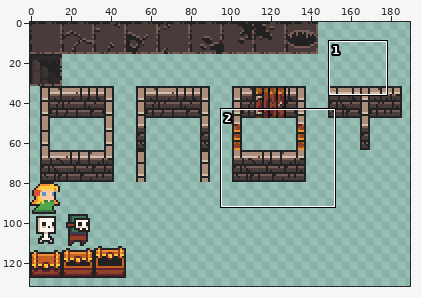
Sprite sheet, stored at ui/assets/dungeon.png. Above: a wide view before the commit, with the close-up outlined.
Close-up. Before the commit:
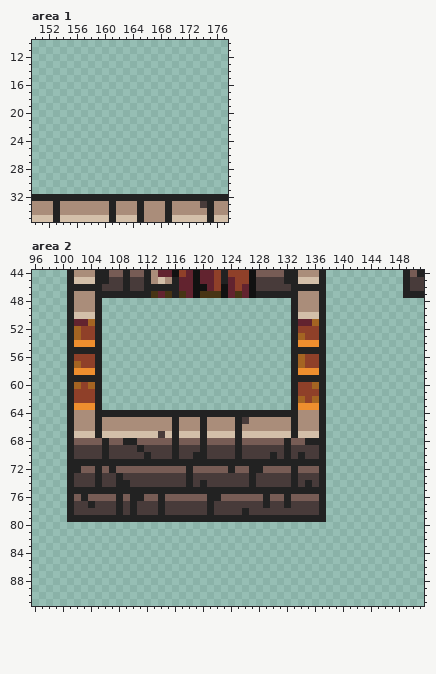
The file is 512x512 pixels. Colours within 5 levels of each other are drawn and written as one. Shown: area 1: x 150..177, y 10..35; area 2: x 96..151, y 44..91. The wide view leaves out empty margins.
New version:
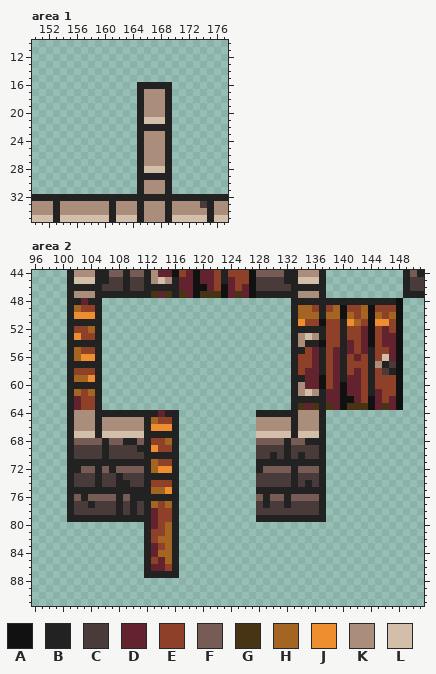
Palette (. is transparent): A #111111  B #222222  C #483b3a  D #62232f  E #8f4029  F #775c55  G #473414  H #a46422  J #ee8e2e  K #aa8d7a  L #d3bfa9
The exact change:
Changed rows in their new state; - is an unchanged pixel.
Area 1:
first column x 165:
16 BBBBB
17 BKKKB
18 BKKKB
19 BKKKB
20 BKKKB
21 BLLLB
22 BBBBB
23 BKKKB
24 BKKKB
25 BKKKB
26 BKKKB
27 BKKKB
28 BLLLB
29 BBBBB
30 BKKKB
31 BKKKB
Area 2:
first column x 102:
48 BDB-----------------------------BBB-BBBBBBBBBBA
49 HEE-----------------------------HHE-EHAEEHAEEEA
50 JJJ-----------------------------HHH-HHAHEHAHEHA
51 BBB-----------------------------JEEAEEBJHEAJJEA
52 E-H-----------------------------BBB-EEBEEDAEDEA
53 J-------------------------------KLK-EEBEEDAEDDA
54 BBB-----------------------------KBBAEEBDEDAEDDA
55 HEE------------------------------ED-EDBDEDBEEDA
56 HJJ-----------------------------E-D-EDBEDEBELDA
57 BBB-----------------------------E-D-EDBEEEBKBCA
58 EEE-----------------------------EDD-EDBEDEBECBA
59 HHJ------------------------------DDAEDBDDEBEEEA
60 BBB-----------------------------KDDAEDADDEBEEEA
61 H-H-----------------------------KLK-DDADDEBDEEA
62 D-------------------------------BBB-DDAADEADEDA
63 DEE-----------------------------GDG-GDAGGGADGDA
64 ------------D--...........---------------------
65 ----------BHEE-...........---------------------
66 ----------BJJJ-...........---------------------
67 ----------BBBB-...........---------------------
68 ----------BEEH-...........---------------------
69 ----------BJEE-...........---------------------
70 -----------BBB-...........---------------------
71 -----------HEE-...........---------------------
72 ----------BHJJB...........---------------------
73 ----------BBBBB...........---------------------
74 ----------BEEEB...........---------------------
75 -----------HHJ-...........---------------------
76 ----------BB-BB...........---------------------
77 ----------BHEHB...........---------------------
78 ----------BDEEB...........---------------------
79 -----------DEE-...........---------------------
80 ----------BDEHB--------------------------------
81 ----------BEEHB--------------------------------
82 ----------BEHHB--------------------------------
83 ----------BDEHB--------------------------------
84 ----------BDHHB--------------------------------
85 ----------BEDHB--------------------------------
86 ----------BDDEB--------------------------------
87 ----------BBBBB--------------------------------
Changed places in both close-ups, as pixel boxes (x1, y1, x2, y2):
added: (137, 82, 172, 194)
changed: (74, 298, 95, 410)
changed: (298, 298, 403, 410)
changed: (144, 410, 256, 578)
